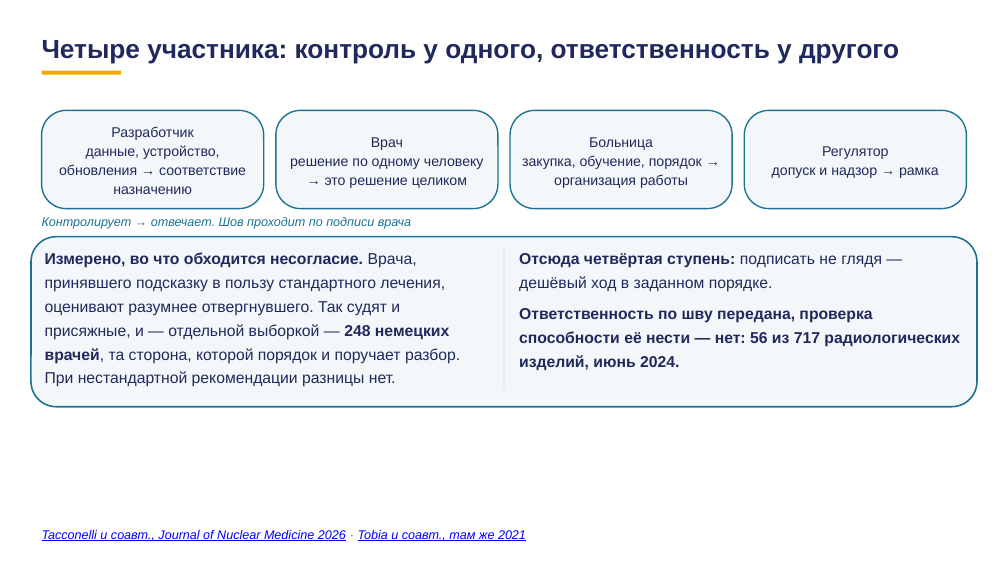
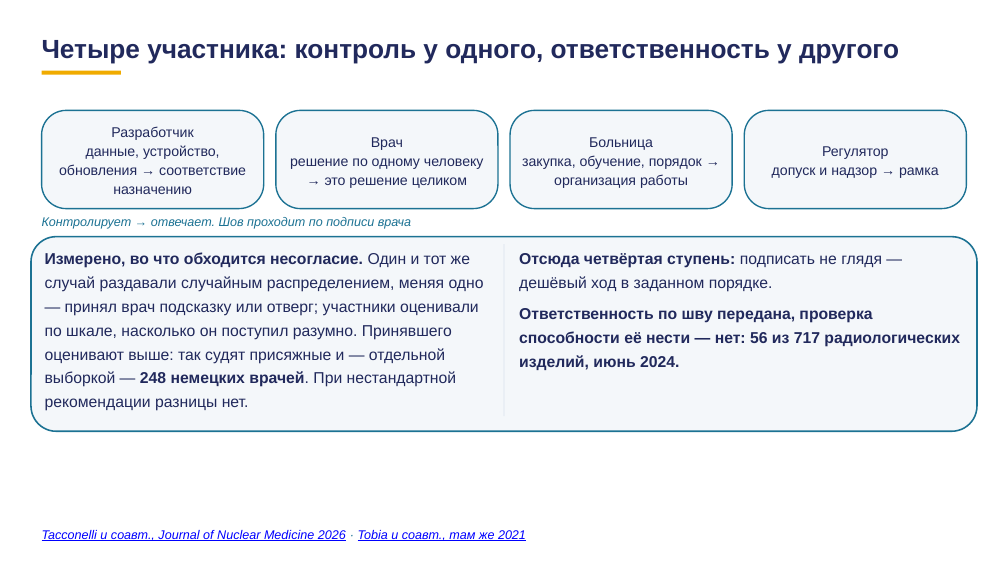
Before and after one commit to tellina-study/AI-usage-lessons, a slide deck: slide 74 of library/lectures/lec-07/rework/deck/lec-07-karkas.pptx. Drawn at 1008x567 pixels with LibreOffice and Linux fonts; fonts in the diff are those of the drawing. Boxes give left, top, right and bottom in pixels: in the first picture for what was removed or moved away, otherwise in the second. Text is boxed around its words. In the diff, an @@ line names an element or a change of style, - is before the commit and + after.

```diff
--- a/library/lectures/lec-07/rework/deck/lec-07-karkas.pptx
+++ b/library/lectures/lec-07/rework/deck/lec-07-karkas.pptx
@@ rounded rectangle: place and size @@
-rounded rectangle at box(31, 237, 977, 407)
+rounded rectangle at box(31, 237, 977, 431)
@@ rounded rectangle at box(31, 237, 977, 431): proportions changed @@
@@ text at box(45, 252, 484, 411): text changed @@
-Измерено, во что обходится несогласие. Врача, принявшего подсказку в пользу стандартного лечения, оценивают разумнее отвергнувшего. Так судят и присяжные, и — отдельной выборкой — 248 немецких врачей, та сторона, которой порядок и поручает разбор. При нестандартной рекомендации разницы нет.
+Измерено, во что обходится несогласие. Один и тот же случай раздавали случайным распределением, меняя одно — принял врач подсказку или отверг; участники оценивали по шкале, насколько он поступил разумно. Принявшего оценивают выше: так судят присяжные и — отдельной выборкой — 248 немецких врачей. При нестандартной рекомендации разницы нет.
@@ rectangle: place and size @@
-rectangle at box(504, 244, 504, 392)
+rectangle at box(504, 244, 504, 416)
```
Also in this commit, not shown: 32 other slides changed, 1 other file.
